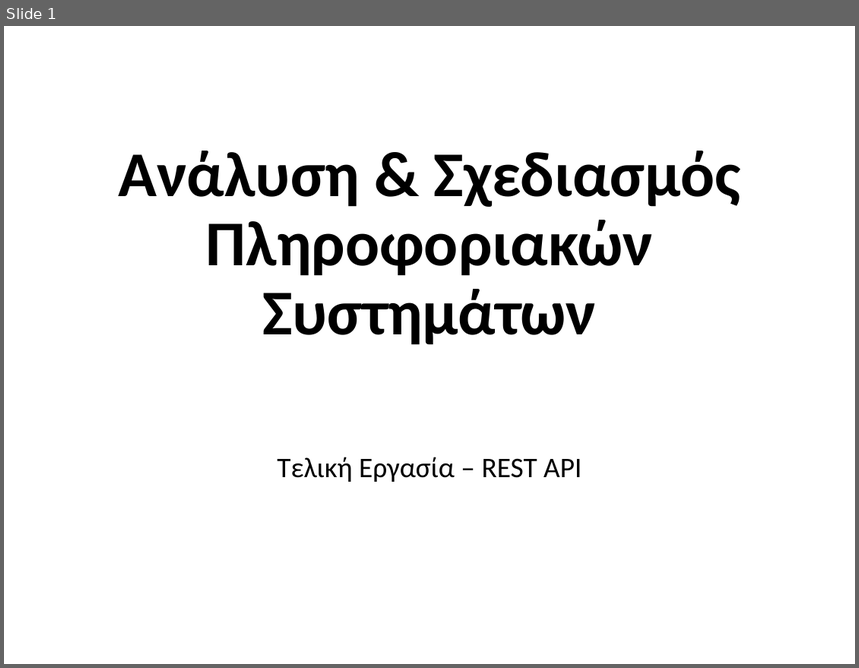
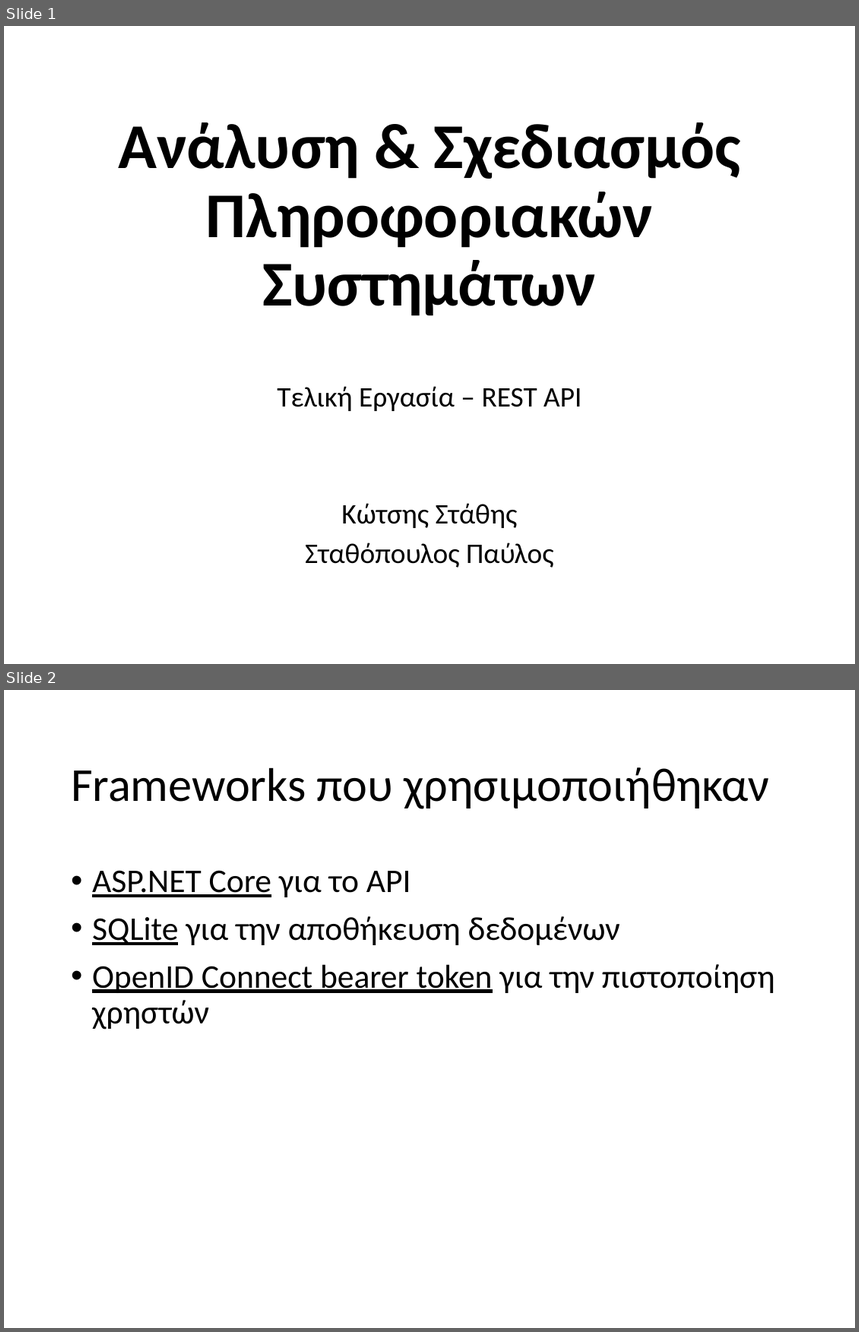
Before and after one commit to staks1/networkApi, a slide deck: Final.pptx. Shown one above the other, each under a label of ours: slide 1 before the commit, slides 1 and 2 after it. The pictures are 859x668 and 859x1332 pixels, drawn with LibreOffice and Linux fonts; fonts in the diff are those of the drawing. Boxes give left, top, right and bottom in pixels: in the first picture for what was removed or moved away, otherwise in the second. Text is boxed around its words. In the diff, an @@ line names an element or a change of style, - is before the commit and + after.

```diff
--- a/Final.pptx
+++ b/Final.pptx
@@ slide 2 added at <box>4,690,855,1328</box>, background #FFFFFF @@
@@ title added at <box>71,768,769,809</box>, 40 pt, text #000000 @@
+Frameworks που χρησιμοποιήθηκαν
@@ text added at <box>92,870,775,1030</box>, 28 pt, text #000000 @@
+• ASP.NET Core για το API
+• SQLite για την αποθήκευση δεδομένων
+• OpenID Connect bearer token για την πιστοποίηση χρηστών
@@ slide 1 changed as well @@
@@ title "Ανάλυση & Σχεδιασμός Πληροφοριακών Συστημάτων": place and size @@
-title "Ανάλυση & Σχεδιασμός Πληροφοριακών Συστημάτων" at <box>119,151,740,345</box>
+title "Ανάλυση & Σχεδιασμός Πληροφοριακών Συστημάτων" at <box>119,123,740,316</box>
@@ subtitle "Τελική Εργασία – REST API": place and size @@
-subtitle "Τελική Εργασία – REST API" at <box>277,457,582,482</box>
+subtitle "Τελική Εργασία – REST API" at <box>277,386,582,568</box>
@@ subtitle at <box>277,386,582,411</box>: line spacing 0.9 to 0.8 @@
@@ subtitle at <box>305,503,554,568</box>: paragraphs added @@
+Κώτσης Στάθης
+Σταθόπουλος Παύλος
```
Also in this commit, not shown: 6 other slides added.
